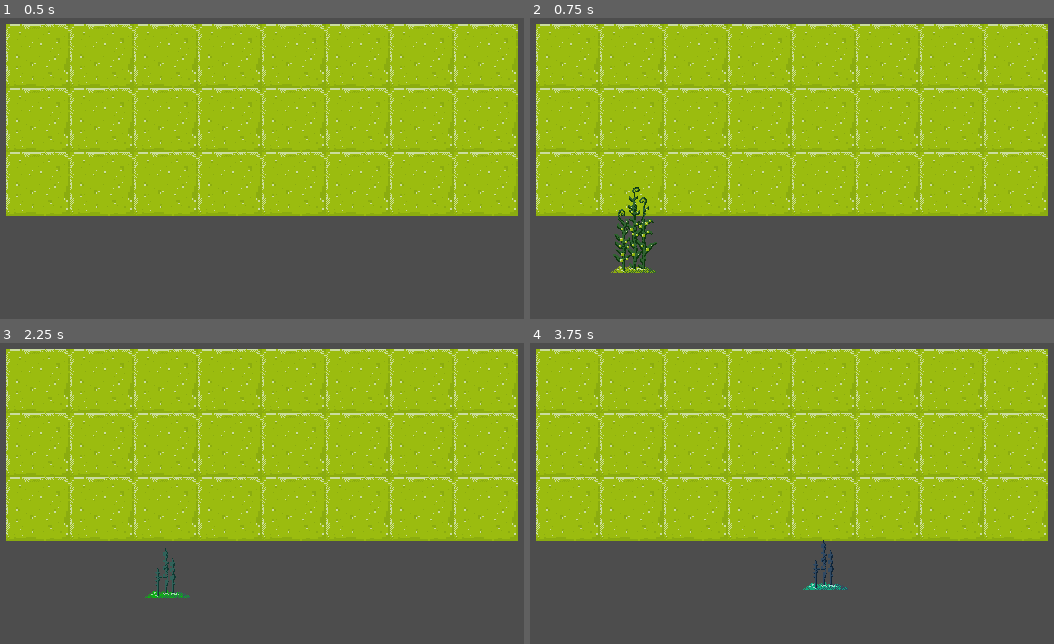
Above: before the commit, frames 1-4 (two rows, left to right).
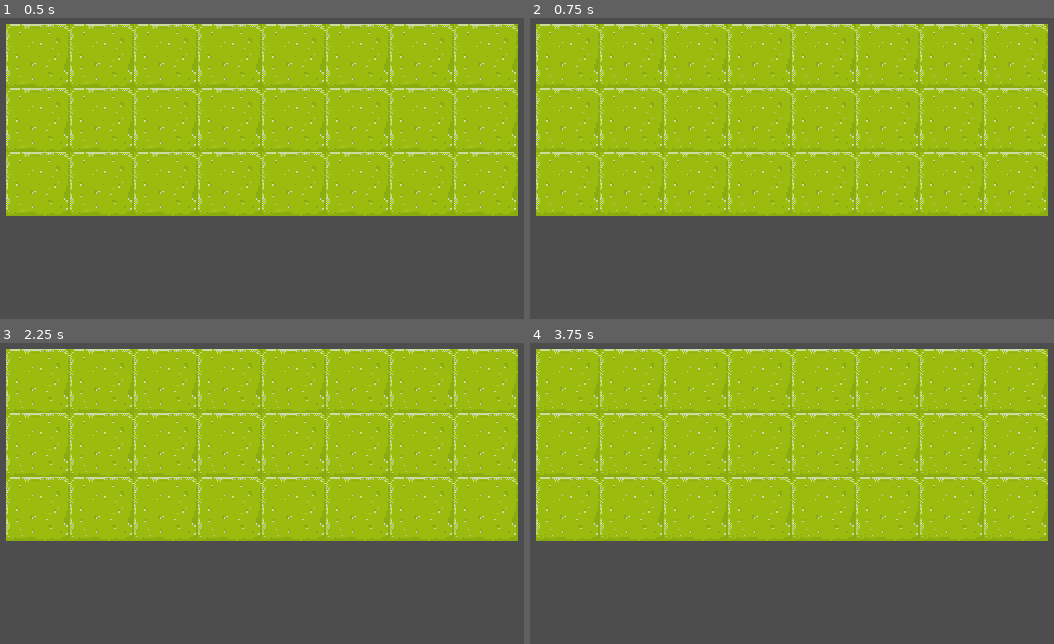
Above: after the commit, the same moments.

Repository: schnuet/ld-54-space-garden
Game: Godot game, scene res://scenes/MainScene.tscn
The game is run twice, just before and just after one commit, with the same random seed, the same clock (stepped at 60 frames per second) and the same inputs.
Inputs (mouse positions are in pixels of both pictures, inside the frame that each line leads up to):
- Up to frame 1 (0.5 s): no input
- Up to frame 2 (0.75 s): tap Enter at 0.5 s; move the mouse to (629, 255) at 0.52 s; click (629, 255) at 0.67 s
- Up to frame 3 (2.25 s): tap Space at 1.25 s; move the mouse to (99, 571) at 1.27 s; click (99, 571) at 1.42 s; tap Enter at 2 s; move the mouse to (172, 580) at 2.02 s; click (172, 580) at 2.17 s
- Up to frame 4 (3.75 s): tap Space at 2.75 s; move the mouse to (666, 541) at 2.77 s; click (666, 541) at 2.92 s; tap Enter at 3.5 s; move the mouse to (765, 580) at 3.52 s; click (765, 580) at 3.67 s

Frame 1 is identical in both runs. In frame 2, 1.0% of the frame differs, in the area x 15-25%, y 56-85%; in frame 3, 0.3%; in frame 4, 0.3%.

Commit message:
Add level requirements

Diff:
--- a/scenes/MainScene.tscn
+++ b/scenes/MainScene.tscn
@@ -11,25 +11,25 @@
 [node name="Menu" type="Node2D" parent="."]
 
 [node name="PlantButtonBHi" parent="Menu" instance=ExtResource("2_bm6uj")]
-position = Vector2(160, 296)
+position = Vector2(152, 328)
 plant_type = "BHi"
 
 [node name="PlantButtonStan" parent="Menu" instance=ExtResource("2_bm6uj")]
-position = Vector2(232, 296)
+position = Vector2(224, 328)
 plant_type = "Stan"
 
 [node name="PlantButtonJeff" parent="Menu" instance=ExtResource("2_bm6uj")]
-position = Vector2(296, 296)
+position = Vector2(288, 328)
 plant_type = "Jeff"
 
 [node name="PlantButtonAssi" parent="Menu" instance=ExtResource("2_bm6uj")]
-position = Vector2(368, 296)
+position = Vector2(360, 328)
 plant_type = "Assi"
 
 [node name="PlantButtonFrank" parent="Menu" instance=ExtResource("2_bm6uj")]
-position = Vector2(440, 296)
+position = Vector2(432, 328)
 plant_type = "Frank"
 
 [node name="PlantButtonToni" parent="Menu" instance=ExtResource("2_bm6uj")]
-position = Vector2(512, 296)
+position = Vector2(504, 328)
 plant_type = "Toni"
--- a/scenes/PlantButton/PlantButton.tscn
+++ b/scenes/PlantButton/PlantButton.tscn
@@ -3,7 +3,7 @@
 [ext_resource type="Script" path="res://scenes/PlantButton/PlantButton.gd" id="1_huqp7"]
 
 [sub_resource type="CircleShape2D" id="CircleShape2D_rnbtm"]
-radius = 24.0
+radius = 16.0
 
 [node name="PlantButton" type="Area2D"]
 script = ExtResource("1_huqp7")
--- a/scenes/PlantMap/PlantMap.gd
+++ b/scenes/PlantMap/PlantMap.gd
@@ -23,6 +23,48 @@
 };
 
 var tile_size = 64;
+
+var levels = [
+	{
+		"required_plants": {
+			"BHi": 3
+		}
+	},
+	{
+		"required_plants": {
+			"BHi": 2,
+			"Stan": 1,
+			"Jeff": 1
+		}
+	},
+	{
+		"required_plants": {
+			"BHi": 1,
+			"Stan": 1,
+			"Jeff": 1,
+			"Assi": 1
+		}
+	},
+	{
+		"required_plants": {
+			"BHi": 1,
+			"Stan": 2,
+			"Jeff": 1,
+			"Assi": 1,
+			"Frank": 1
+		}
+	},
+	{
+		"required_plants": {
+			"BHi": 1,
+			"Stan": 1,
+			"Jeff": 1,
+			"Assi": 1,
+			"Frank": 1,
+			"Toni": 1
+		}
+	}
+];
 
 func _ready():
 	Game.connect("cursor_mode_changed", _on_cursor_mode_change);
